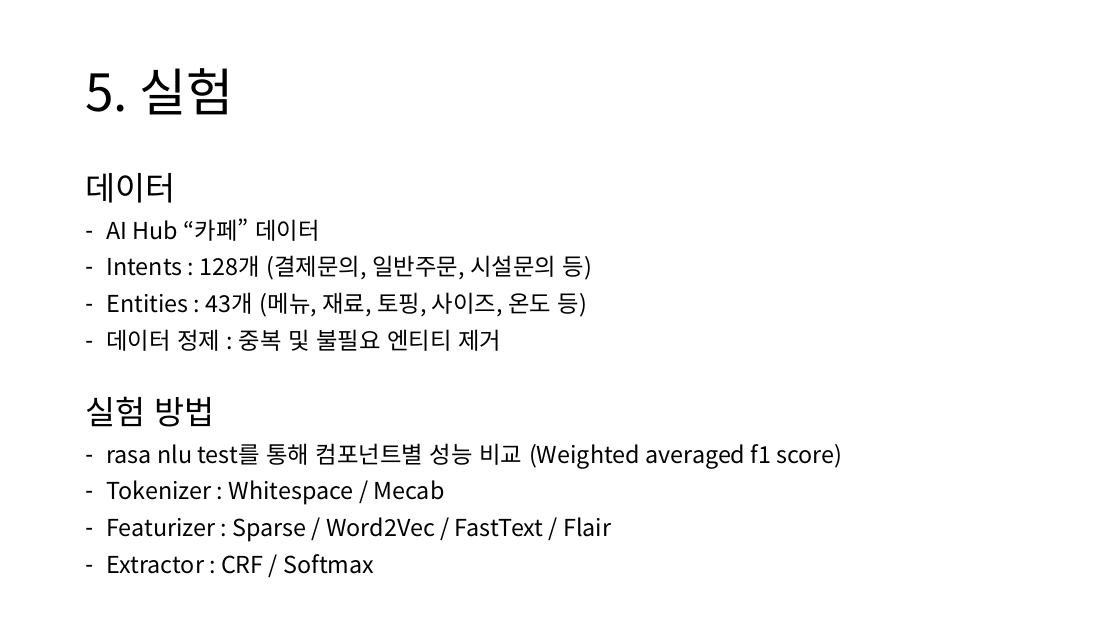
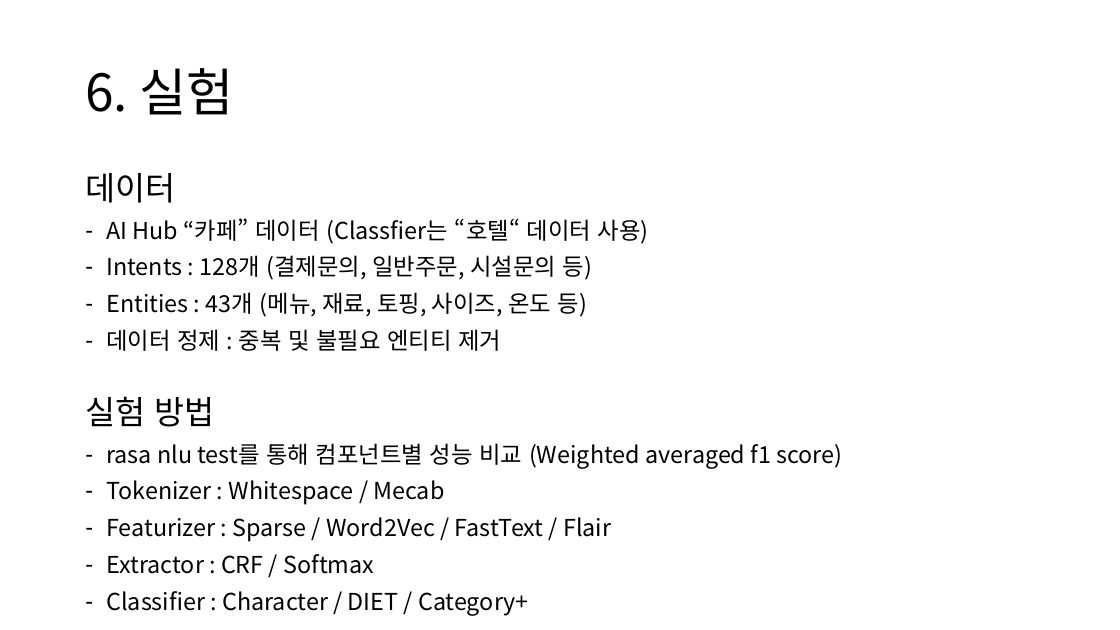
Before and after one commit to yongsun-yoon/chatbot, a slide deck: slide 11 of docs/Rasa custom NLU 모델 개발_팀장님.pptx (slide 9 before the commit). Drawn at 1120x630 pixels with LibreOffice and Linux fonts; fonts in the diff are those of the drawing. Boxes give left, top, right and bottom in pixels: in the first picture for what was removed or moved away, otherwise in the second. Text is boxed around its words. In the diff, an @@ line names an element or a change of style, - is before the commit and + after.

```diff
--- a/docs/Rasa custom NLU 모델 개발_팀장님.pptx
+++ b/docs/Rasa custom NLU 모델 개발_팀장님.pptx
@@ title at (85, 68, 234, 115): text changed @@
-5. 실험
+6. 실험
@@ text at (106, 218, 649, 244): text changed @@
-– AI Hub “카페” 데이터
+– AI Hub “카페” 데이터 (Classfier는 “호텔“ 데이터 사용)
@@ text at (106, 591, 529, 616): paragraph added @@
+– Classifier : Character / DIET / Category+
```
Also in this commit, not shown: 7 other slides changed, 1 slide added.
